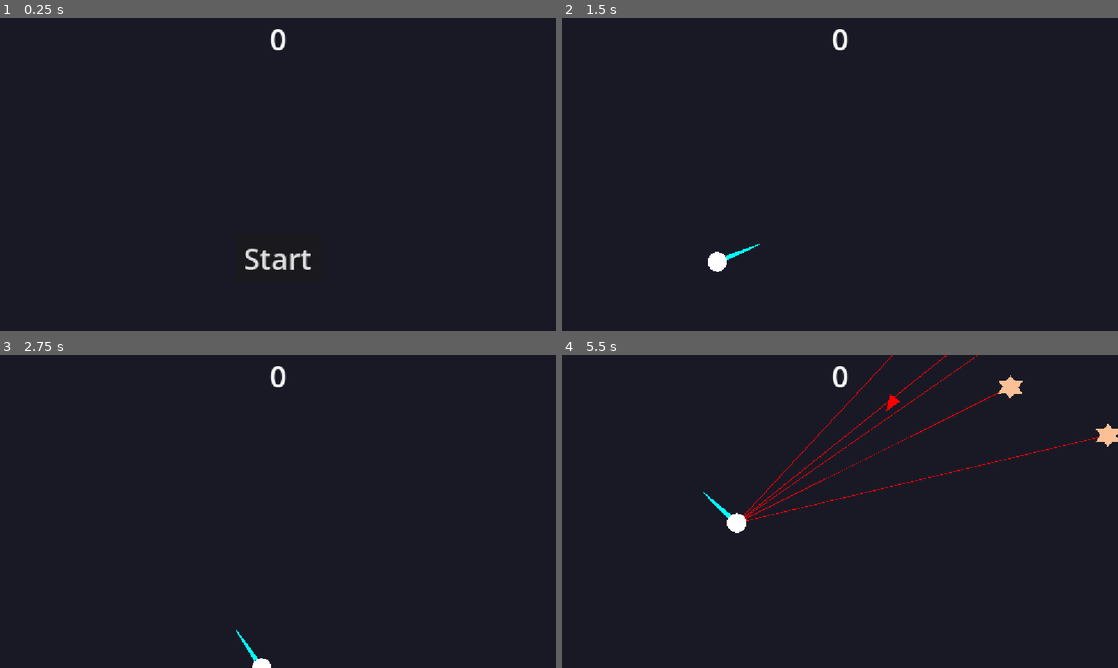
Above: before the commit, frames 1-4 (two rows, left to right).
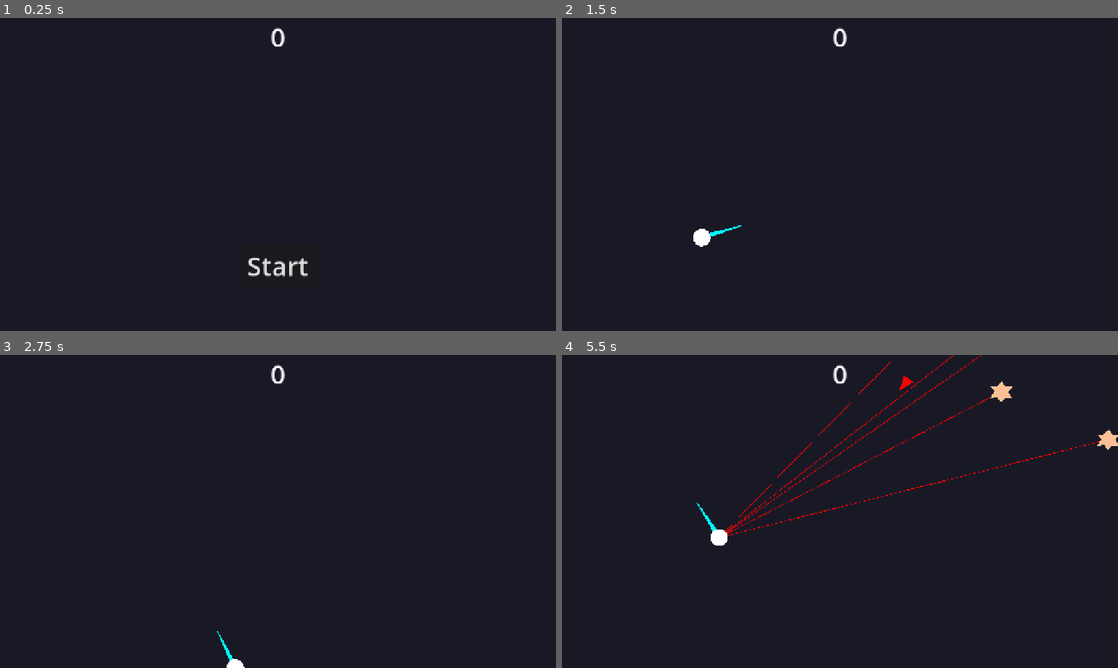
Above: after the commit, the same moments.

Repository: piotrrusak/coldcurve-vancouver
Game: Godot game, scene res://main.tscn
The game is run twice, just before and just after one commit, with the same random seed, the same clock (stepped at 60 frames per second) and the same inputs.
Inputs (mouse positions are in pixels of both pictures, inside the frame that each line leads up to):
- Up to frame 1 (0.25 s): no input
- Up to frame 2 (1.5 s): click "Start" at 0.5 s; tap Enter at 1.25 s; move the mouse to (962, 158) at 1.27 s; hold D (move_right) from 1.28 s (still down)
- Up to frame 3 (2.75 s): move the mouse to (166, 527) at 2.02 s; release D (move_right) at 2.03 s; hold S (move_down) from 2.03 s (still down)
- Up to frame 4 (5.5 s): move the mouse to (895, 442) at 2.77 s; release S (move_down) at 2.78 s; hold D (move_right) 2.78-3.53 s; move the mouse to (812, 574) at 3.52 s; hold W (move_up) 3.53-4.28 s; move the mouse to (1006, 558) at 4.27 s; hold A (move_left) from 4.28 s (still down); move the mouse to (673, 464) at 5.02 s

The runs differ from the first frame. In frame 1, 0.6% of the frame differs, in the area x 44-56%, y 3-83%; in frame 2, 0.5%; in frame 3, 0.4%; in frame 4, 2.0%, in the area x 24-100%, y 0-61%.

Commit message:
fixed display size

Diff:
--- a/main.tscn
+++ b/main.tscn
@@ -7,7 +7,7 @@
 
 [sub_resource type="Curve2D" id="1"]
 _data = {
-"points": PackedVector2Array(0, 0, 0, 0, 0, 0, 0, 0, 0, 0, 1152, 0, 0, 0, 0, 0, 1152, 720.00006, 0, 0, 0, 0, 0, 720, 0, 0, 0, 0, 0, 0)
+"points": PackedVector2Array(0, 0, 0, 0, 0, 0, 0, 0, 0, 0, 1280, 0, 0, 0, 0, 0, 1280, 800.00006, 0, 0, 0, 0, 0, 800.00006, 0, 0, 0, 0, 0, 0)
 }
 point_count = 5
 
--- a/project.godot
+++ b/project.godot
@@ -17,6 +17,8 @@
 
 [display]
 
+window/size/viewport_width=1280
+window/size/viewport_height=720
 window/size/window_width_override=480
 window/size/window_height_override=720
 window/stretch/mode="canvas_items"
